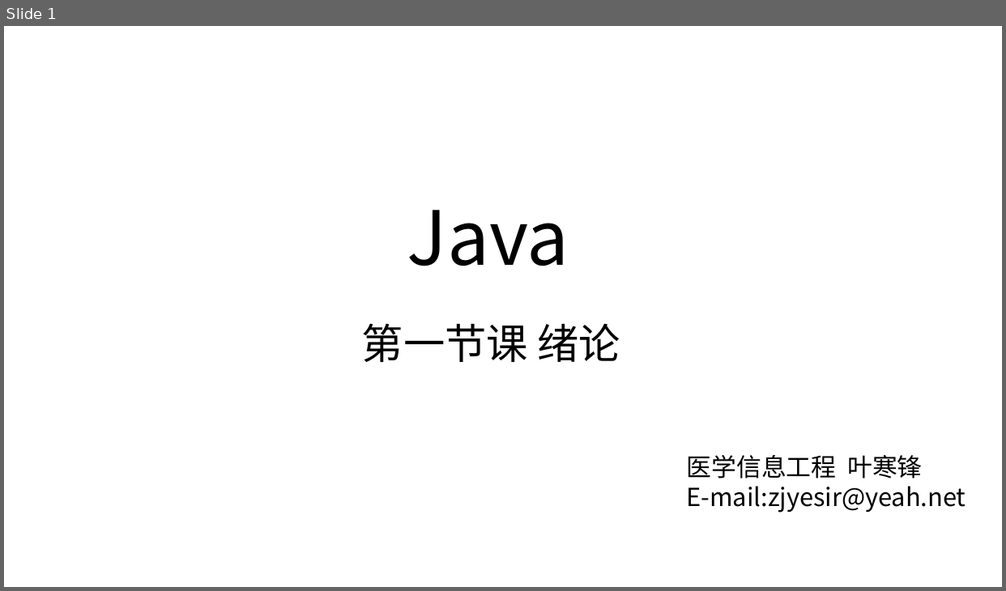
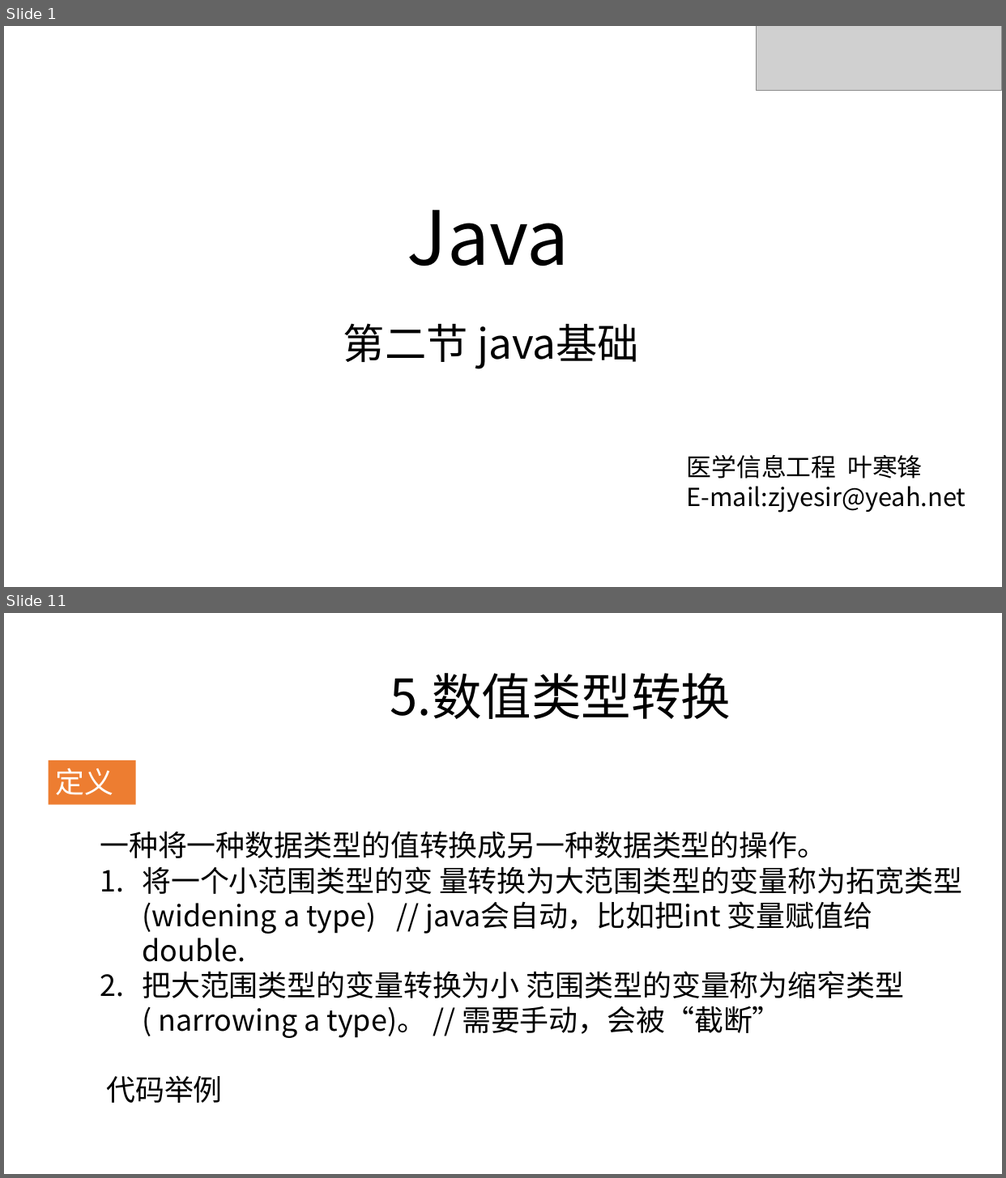
Before and after one commit to zjyesir/hmc_java_1, a slide deck: ppt/2_java基础.pptx. Shown one above the other, each under a label of ours: slide 1 before the commit, slides 1 and 11 after it; the slides between them are not shown. The pictures are 1006x591 and 1006x1178 pixels, drawn with LibreOffice and Linux fonts; fonts in the diff are those of the drawing; grey boxes stand for pictures; background and template pictures are left out. Boxes give left, top, right and bottom in pixels: in the first picture for what was removed or moved away, otherwise in the second. Text is boxed around its words. In the diff, an @@ line names an element or a change of style, - is before the commit and + after.

Commit message:
1 概论 + 2.java基础

```diff
--- a/ppt/2_java基础.pptx
+++ b/ppt/2_java基础.pptx
@@ slide 11 added at [4,613,1002,1174], background picture (left out) @@
@@ text added at [390,673,731,719], 48 pt, text #000000 @@
+5.数值类型转换
@@ rectangle added at [49,760,136,805], fill #ED7D31, 28 pt, text #FFFFFF @@
+定义
@@ text added at [100,831,962,1038], 28 pt, text #000000 @@
+一种将一种数据类型的值转换成另一种数据类型的操作。
+1. 将一个小范围类型的变 量转换为大范围类型的变量称为拓宽类型(widening a type) // java会自动，比如把int 变量赋值给double.
+2. 把大范围类型的变量转换为小 范围类型的变量称为缩窄类型( narrowing a type)。 // 需要手动，会被“截断”
+代码举例
@@ slide 1 changed as well @@
@@ picture added at [756,26,1002,90] @@
@@ text at [343,323,639,369]: text changed @@
-第一节课 绪论
+第二节 java基础
```
Also in this commit, not shown: 1 other slide changed, 12 other slides added, 14 slides removed, 19 other files.
